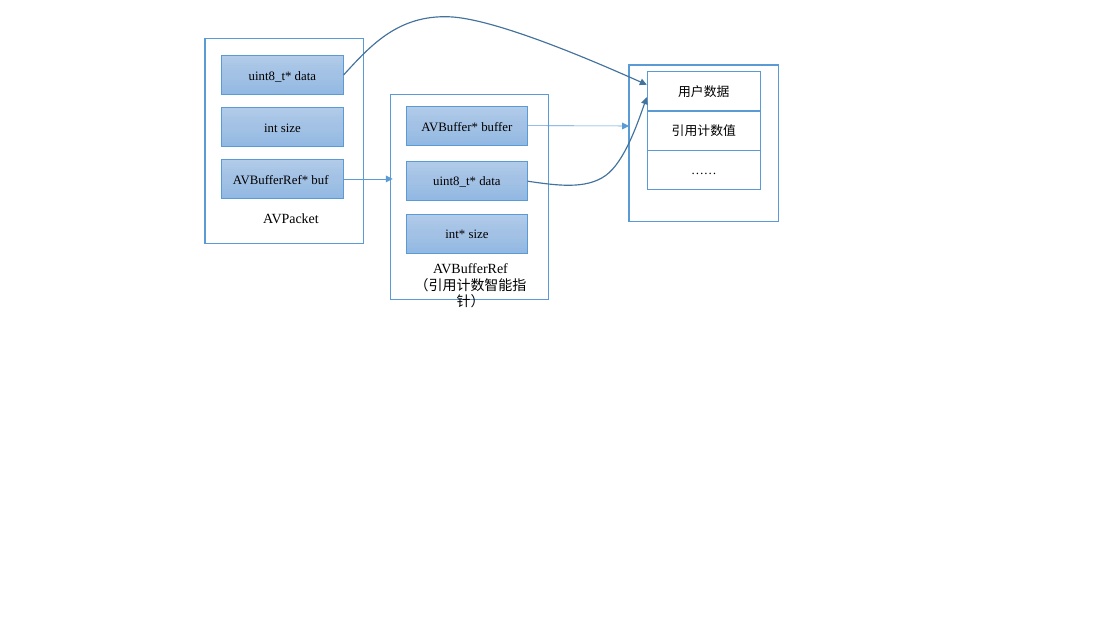
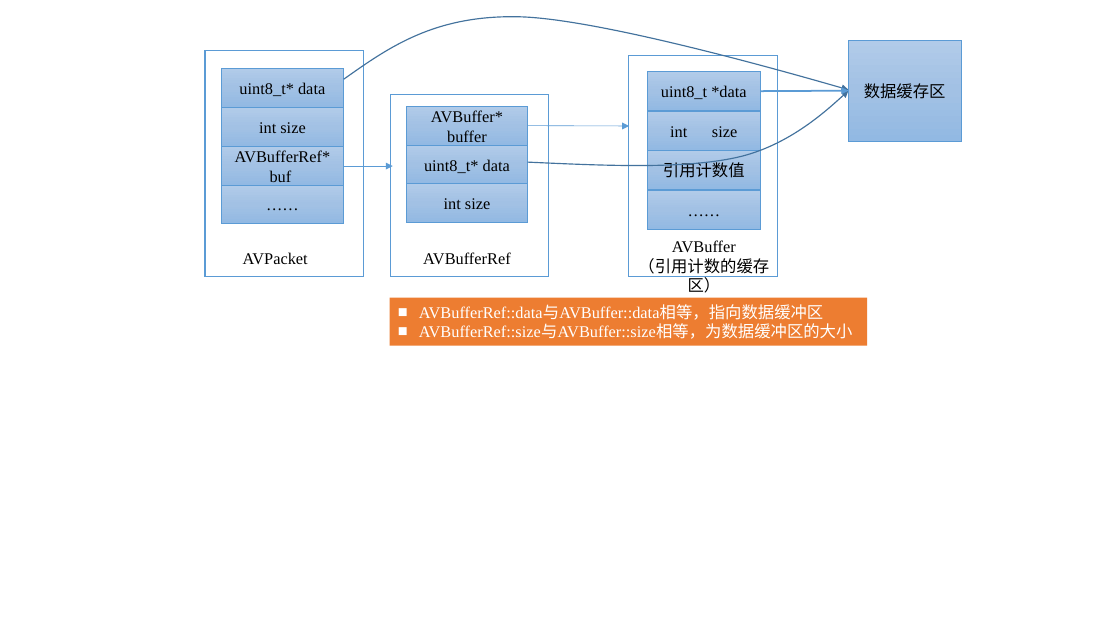
Before and after one commit to mythsaber/Learning-Notes, a slide deck: slide 2 of 音视频编解码.pptx. Drawn at 1120x630 pixels with LibreOffice and Linux fonts; fonts in the diff are those of the drawing. Boxes give left, top, right and bottom in pixels: in the first picture for what was removed or moved away, otherwise in the second. Text is boxed around its words. In the diff, an @@ line names an element or a change of style, - is before the commit and + after.

```diff
--- a/音视频编解码.pptx
+++ b/音视频编解码.pptx
@@ freeform shape: place and size @@
-freeform shape at [344,17,647,85]
+freeform shape at [344,17,849,90]
@@ rectangle: place and size @@
-rectangle at [205,39,363,244]
+rectangle at [205,50,363,277]
@@ rectangle: place and size @@
-rectangle at [629,65,779,221]
+rectangle at [628,55,778,276]
@@ rectangle added at [849,40,961,142], fill gradient #B1CBE9 to #A3C1E5 to #93B9E4, outline #5B9BD5 0.5 pt, 14 pt, text #000000 @@
+数据缓存区
@@ rectangle "uint8_t* data": place and size @@
-rectangle "uint8_t* data" at [222,55,344,94]
+rectangle "uint8_t* data" at [222,68,344,107]
@@ rectangle "uint8_t *data" at [648,71,760,110]: fill #FFFFFF to gradient #B1CBE9 to #A3C1E5 to #93B9E4; outline #5B9BD5 1 pt to #5B9BD5 0.5 pt @@
@@ text in rectangle at [661,85,746,99]: text changed; size 11 to 14 pt @@
-用户数据
+uint8_t *data
@@ rectangle: place and size @@
-rectangle at [391,95,549,300]
+rectangle at [391,95,549,277]
@@ freeform shape: place and size @@
-freeform shape at [528,97,647,186]
+freeform shape at [528,91,849,166]
@@ rectangle added at [648,112,760,150], fill gradient #B1CBE9 to #A3C1E5 to #93B9E4, outline #5B9BD5 0.5 pt, 14 pt, text #000000 @@
+int size
@@ arrow added from (760, 92) to (849, 91), #5B9BD5 1.5 pt @@
@@ size 11 to 14 pt in 5 elements at [222,108,344,146], [407,107,528,145], [222,68,344,107], [222,147,344,186], [407,145,528,184] @@
@@ 2 rectangles, 1 arrow: place and size @@
-2 rectangles, 1 arrow at [222,160,528,200]
+2 rectangles, 1 arrow at [222,145,528,186]
@@ rectangle "引用计数值": place and size @@
-rectangle "引用计数值" at [648,112,760,150]
+rectangle "引用计数值" at [648,150,760,189]
@@ rectangle "引用计数值" at [648,150,760,189]: size 11 to 14 pt; fill #FFFFFF to gradient #B1CBE9 to #A3C1E5 to #93B9E4; outline #5B9BD5 1 pt to #5B9BD5 0.5 pt @@
@@ rectangle added at [222,186,344,223], fill gradient #B1CBE9 to #A3C1E5 to #93B9E4, outline #5B9BD5 0.5 pt, 14 pt, text #000000 @@
+……
@@ rectangle "int size": place and size @@
-rectangle "int size" at [407,214,528,253]
+rectangle "int size" at [407,184,528,223]
@@ text in rectangle at [444,198,490,209]: text changed; size 11 to 14 pt @@
-int* size
+int size
@@ rectangle "……": place and size @@
-rectangle "……" at [648,150,760,189]
+rectangle "……" at [648,191,760,229]
@@ rectangle "……" at [648,191,760,229]: size 11 to 14 pt; fill #FFFFFF to gradient #B1CBE9 to #A3C1E5 to #93B9E4; outline #5B9BD5 1 pt to #5B9BD5 0.5 pt @@
@@ text "AVPacket": place and size @@
-text "AVPacket" at [263,213,319,223]
+text "AVPacket" at [243,252,308,264]
@@ text "AVPacket" at [243,252,308,264]: size 12 to 14 pt @@
@@ text "AVBufferRef" at [423,252,510,264]: size 12 to 14 pt @@
@@ text "AVBufferRef": place and size @@
-text "AVBufferRef" at [415,263,527,307]
+text "AVBufferRef" at [423,252,510,264]
@@ text added at [638,240,769,293], 14 pt, text #000000 @@
+AVBuffer
+（引用计数的缓存区）
@@ rectangle added at [390,297,867,345], fill #ED7D31, 14 pt, text #FFFFFF @@
+■ AVBufferRef::data与AVBuffer::data相等，指向数据缓冲区
+■ AVBufferRef::size与AVBuffer::size相等，为数据缓冲区的大小
@@ text at [415,278,527,307]: paragraph removed @@
-（引用计数智能指针）
```
Also in this commit, not shown: 3 slides added, 11 other files.
